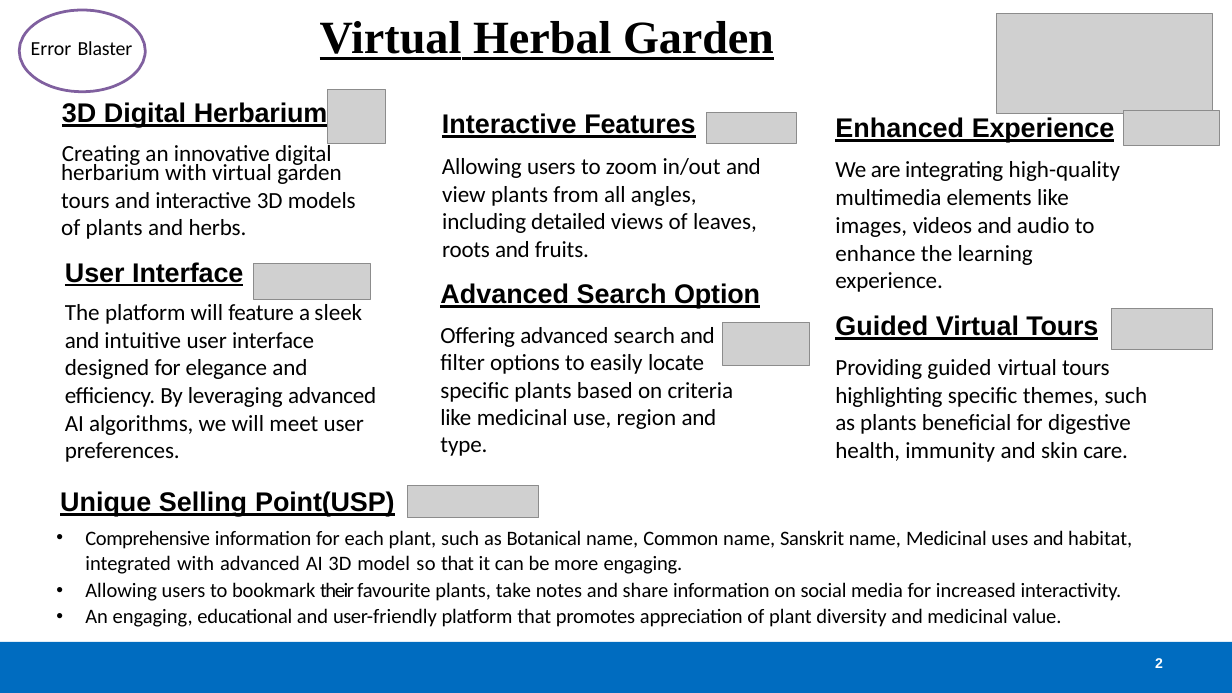
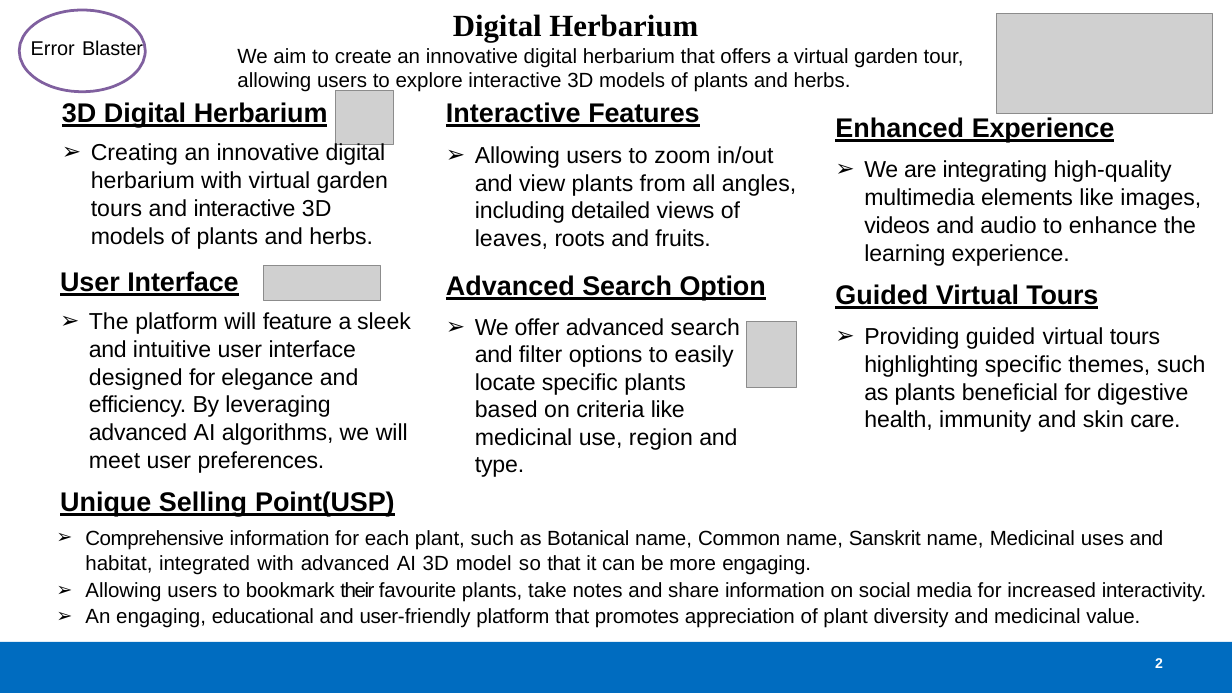
Before and after one commit to gouravgodla/SIH-PROJECT, a slide deck: slide 2 of final update okkk.pptx. Drawn at 1232x693 pixels with LibreOffice and Linux fonts; fonts in the diff are those of the drawing; grey boxes stand for pictures. Boxes give left, top, right and bottom in pixels: in the first picture for what was removed or moved away, otherwise in the second. Text is boxed around its words. In the diff, an @@ line names an element or a change of style, - is before the commit and + after.

Commit message:
update

```diff
--- a/final update okkk.pptx
+++ b/final update okkk.pptx
@@ title at [237, 14, 964, 92]: text changed; size 36 to 16 pt; font Times New Roman to Arial; bold off @@
-Virtual Herbal Garden
+Digital Herbarium
+We aim to create an innovative digital herbarium that offers a virtual garden tour, allowing users to explore interactive 3D models of plants and herbs.
@@ text "Error Blaster" at [31, 39, 143, 59]: font Calibri to Arial @@
@@ text "Interactive Features": place and size @@
-text "Interactive Features" at [442, 113, 761, 178]
+text "Interactive Features" at [446, 102, 796, 249]
@@ picture: place and size @@
-picture at [328, 90, 385, 143]
+picture at [335, 91, 393, 144]
@@ picture removed at [706, 113, 796, 143] @@
@@ picture removed at [1124, 110, 1219, 145] @@
@@ text at [91, 142, 388, 249]: text changed; font Calibri to Arial @@
-Creating an innovative digital
+➢ Creating an innovative digital herbarium with virtual garden tours and interactive 3D models of plants and herbs.
@@ text at [475, 146, 796, 249]: text changed; font Calibri to Arial @@
-Allowing users to zoom in/out and
+➢ Allowing users to zoom in/out and view plants from all angles, including detailed views of leaves, roots and fruits.
@@ text at [61, 160, 356, 239]: paragraph removed @@
-herbarium with virtual garden tours and interactive 3D models of plants and herbs.
@@ text at [442, 186, 757, 257]: paragraph removed @@
-view plants from all angles, including detailed views of leaves, roots and fruits.
@@ text "User Interface": place and size @@
-text "User Interface" at [61, 160, 376, 462]
+text "User Interface" at [60, 271, 411, 473]
@@ picture: place and size @@
-picture at [253, 263, 370, 299]
+picture at [263, 265, 380, 301]
@@ text "Advanced Search Option": place and size @@
-text "Advanced Search Option" at [440, 186, 760, 456]
+text "Advanced Search Option" at [446, 275, 766, 477]
@@ text at [835, 283, 1205, 432]: font Calibri to Arial in "We are integrating high-quality multimedia elements like ...", "Providing guided virtual tours highlighting specific themes, ..."; bullet none to ➢; line spacing 1 to 1.01; less space between paragraphs @@
@@ text at [89, 312, 411, 473]: font Calibri to Arial; bullet none to ➢ @@
@@ text at [475, 318, 740, 477]: text changed; font Calibri to Arial @@
-Offering advanced search and filter options to easily locate specific plants based on criteria like medicinal use, region and type.
+➢ We offer advanced search and filter options to easily locate specific plants based on criteria like medicinal use, region and type.
@@ picture: place and size @@
-picture at [723, 323, 811, 366]
+picture at [747, 322, 797, 387]
@@ picture removed at [1112, 308, 1214, 349] @@
@@ picture removed at [408, 485, 540, 518] @@
@@ text at [85, 530, 1207, 628]: font Calibri to Arial; bullet • to ➢ @@
```
Also in this commit, not shown: 4 other slides changed.
